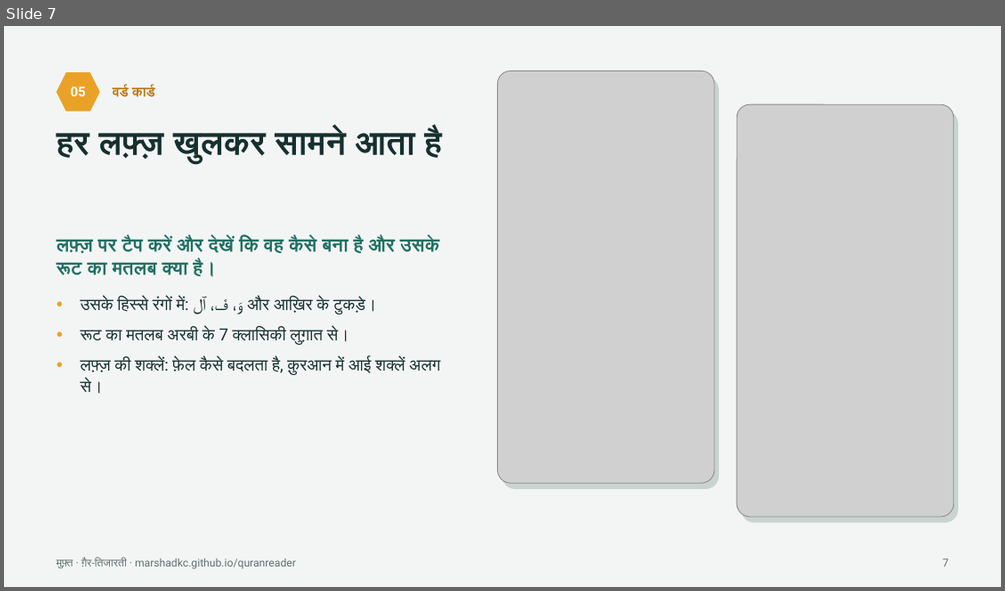
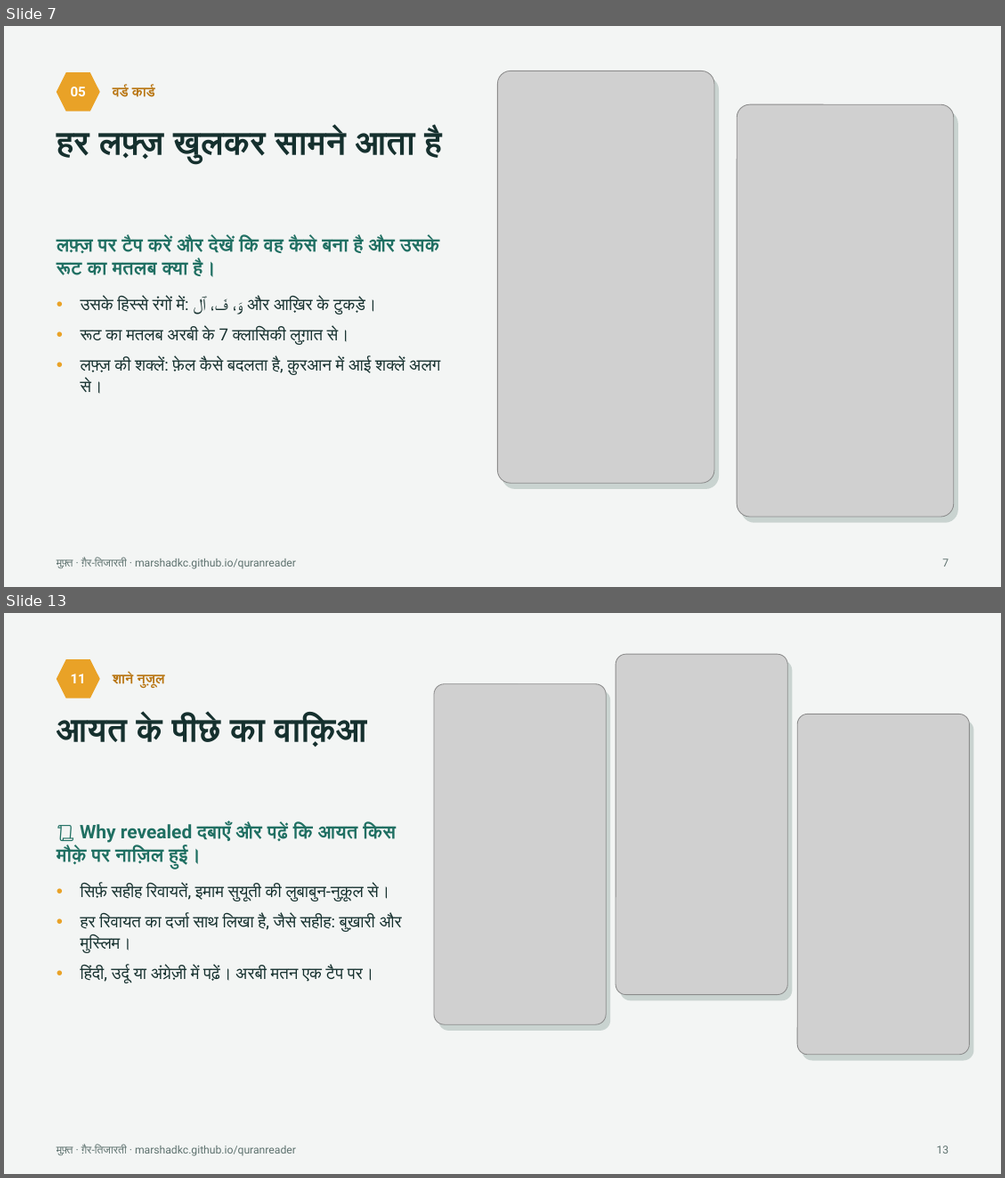
Before and after one commit to marshadkc/quranreader, a slide deck: decks/quran-word-reader-hi.pptx. Shown one above the other, each under a label of ours: slide 7 before the commit, slides 7 and 13 after it; the slides between them are not shown. The pictures are 1005x591 and 1005x1178 pixels, drawn with LibreOffice and Linux fonts; fonts in the diff are those of the drawing; grey boxes stand for pictures. Boxes give left, top, right and bottom in pixels: in the first picture for what was removed or moved away, otherwise in the second. Text is boxed around its words. In the diff, an @@ line names an element or a change of style, - is before the commit and + after.

```diff
--- a/decks/quran-word-reader-hi.pptx
+++ b/decks/quran-word-reader-hi.pptx
@@ slide 13 added at bbox=[4, 613, 1001, 1174], background #F3F5F4 @@
@@ hexagon added at bbox=[57, 659, 100, 698], fill #E9A227, 13 pt, text #FFFFFF, bold @@
+11
@@ picture added at bbox=[615, 654, 788, 995] @@
@@ rounded rectangle added at bbox=[620, 660, 793, 1000], fill #C9D3D0 @@
@@ text added at bbox=[113, 673, 165, 688], 13 pt, text #B8740F, bold @@
+शाने नुज़ूल
@@ picture added at bbox=[434, 684, 606, 1024] @@
@@ rounded rectangle added at bbox=[438, 690, 610, 1030], fill #C9D3D0 @@
@@ text added at bbox=[57, 715, 367, 747], 32 pt, text #15302E, bold @@
+आयत के पीछे का वाक़िआ
@@ picture added at bbox=[797, 714, 970, 1054] @@
@@ rounded rectangle added at bbox=[802, 720, 974, 1060], fill #C9D3D0 @@
@@ text added at bbox=[57, 823, 402, 983], 16 pt, text #15302E @@
+📜 Why revealed दबाएँ और पढ़ें कि आयत किस मौक़े पर नाज़िल हुई।
+• सिर्फ़ सहीह रिवायतें, इमाम सुयूती की लुबाबुन-नुक़ूल से।
+• हर रिवायत का दर्जा साथ लिखा है, जैसे सहीह: बुख़ारी और मुस्लिम।
+• हिंदी, उर्दू या अंग्रेज़ी में पढ़ें। अरबी मतन एक टैप पर।
@@ text added at bbox=[57, 1144, 296, 1156], 10.5 pt, text #5D716E @@
+मुफ़्त · ग़ैर-तिजारती · marshadkc.github.io/quranreader
@@ text added at bbox=[937, 1145, 949, 1153], 10.5 pt, text #5D716E @@
+13
```
Also in this commit, not shown: 4 slides changed, 5 other files.
